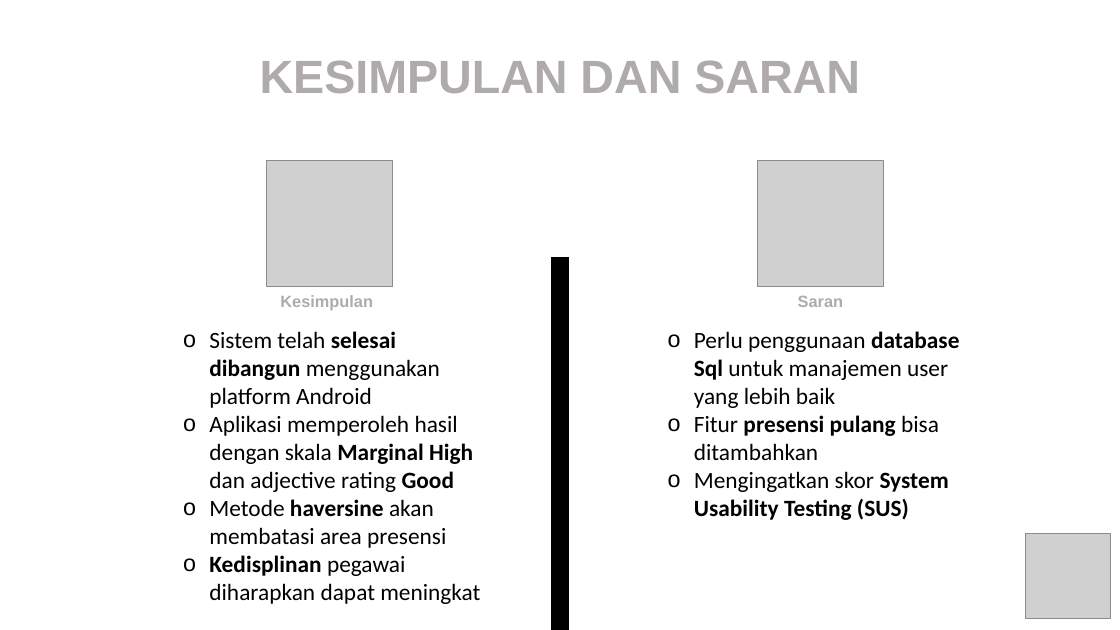
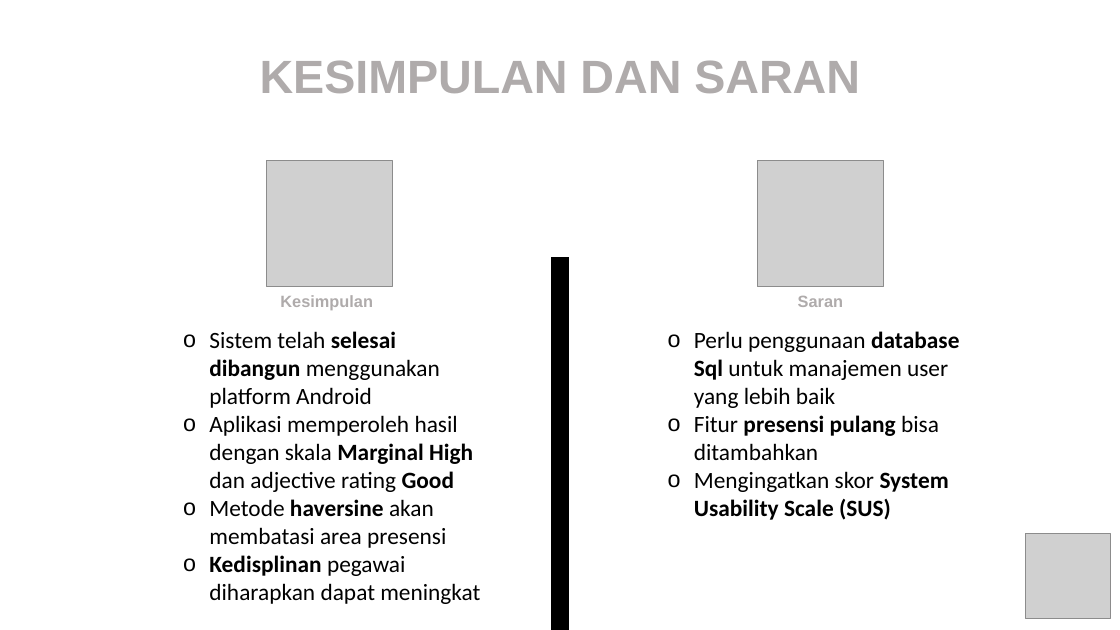
Before and after one commit to gunadermawan/skripsi, a slide deck: slide 16 of sidang-akhir/ppt_skripsi.pptx. Drawn at 1120x630 pixels with LibreOffice and Linux fonts; fonts in the diff are those of the drawing; grey boxes stand for pictures. Boxes give left, top, right and bottom in pixels: in the first picture for what was removed or moved away, otherwise in the second. Text is boxed around its words. In the diff, an @@ line names an element or a change of style, - is before the commit and + after.

```diff
--- a/sidang-akhir/ppt_skripsi.pptx
+++ b/sidang-akhir/ppt_skripsi.pptx
@@ text at [694, 471, 949, 520]: text changed @@
-o Mengingatkan skor System Usability Testing (SUS)
+o Mengingatkan skor System Usability Scale (SUS)
```
Also in this commit, not shown: 2 other slides changed, 4 other files.
